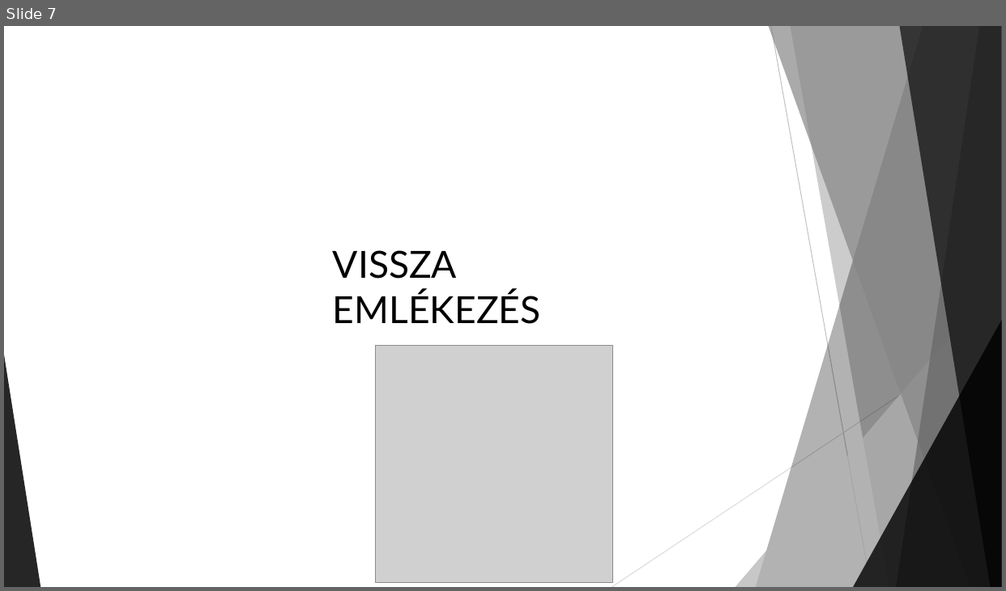
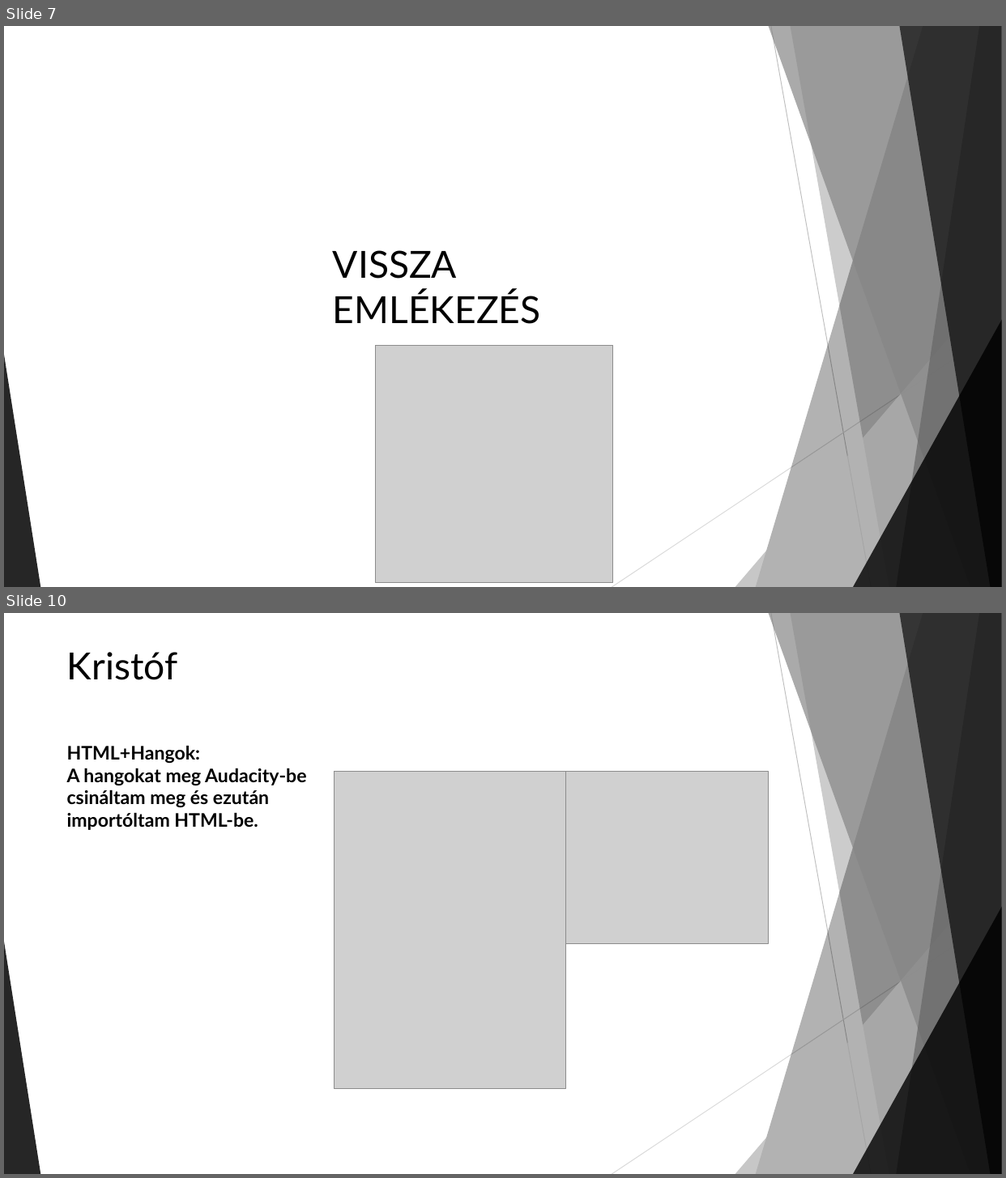
Before and after one commit to MrTakasu/Zongora, a slide deck: A Zongora.pptx. Shown one above the other, each under a label of ours: slide 7 before the commit, slides 7 and 10 after it; the slides between them are not shown. The pictures are 1006x591 and 1006x1178 pixels, drawn with LibreOffice and Linux fonts; fonts in the diff are those of the drawing; grey boxes stand for pictures. Boxes give left, top, right and bottom in pixels: in the first picture for what was removed or moved away, otherwise in the second. Text is boxed around its words. In the diff, an @@ line names an element or a change of style, - is before the commit and + after.

```diff
--- a/A Zongora.pptx
+++ b/A Zongora.pptx
@@ slide 10 added at [4,613,1002,1174], background #FFFFFF; not listed: 10 template elements that a slide beside it also shows @@
@@ title added at [67,652,178,680], 36 pt, text #000000 @@
+Kristóf
@@ text added at [67,745,306,830], 18 pt, text #000000, bold @@
+HTML+Hangok:
+A hangokat meg Audacity-be csináltam meg és ezután importóltam HTML-be.
@@ picture added at [334,771,566,1088] @@
@@ picture added at [566,771,769,944] @@
```
Also in this commit, not shown: 5 slides changed, 3 other slides added, 1 slide removed.
